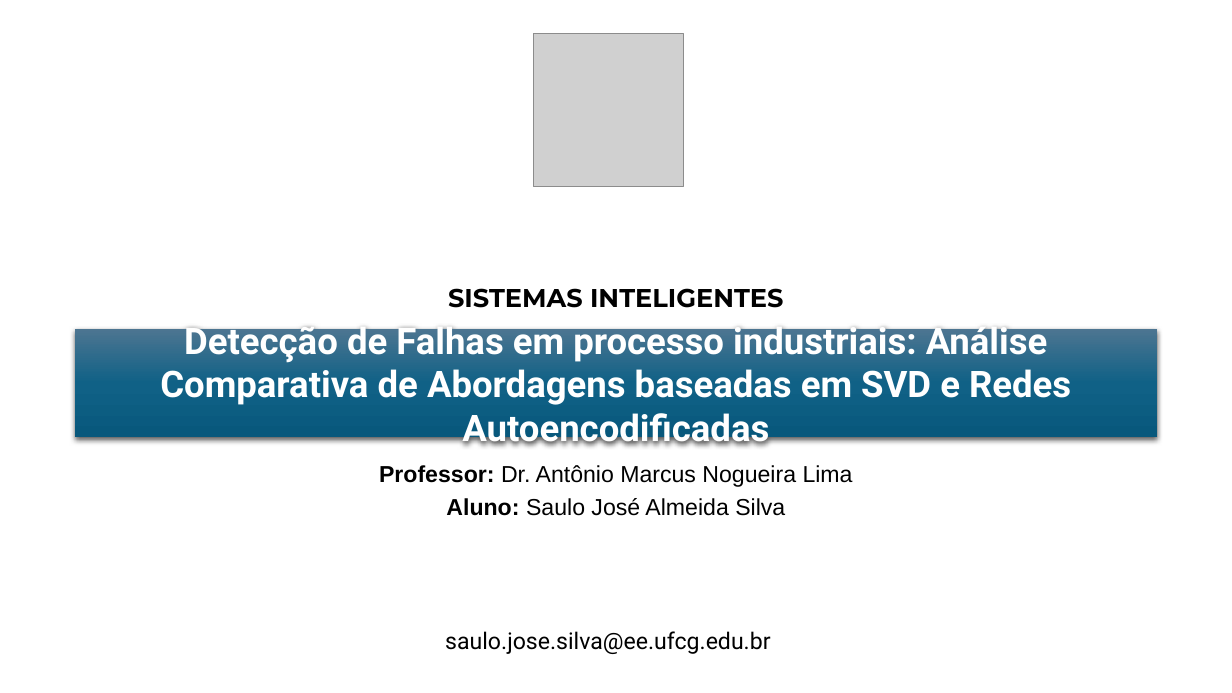
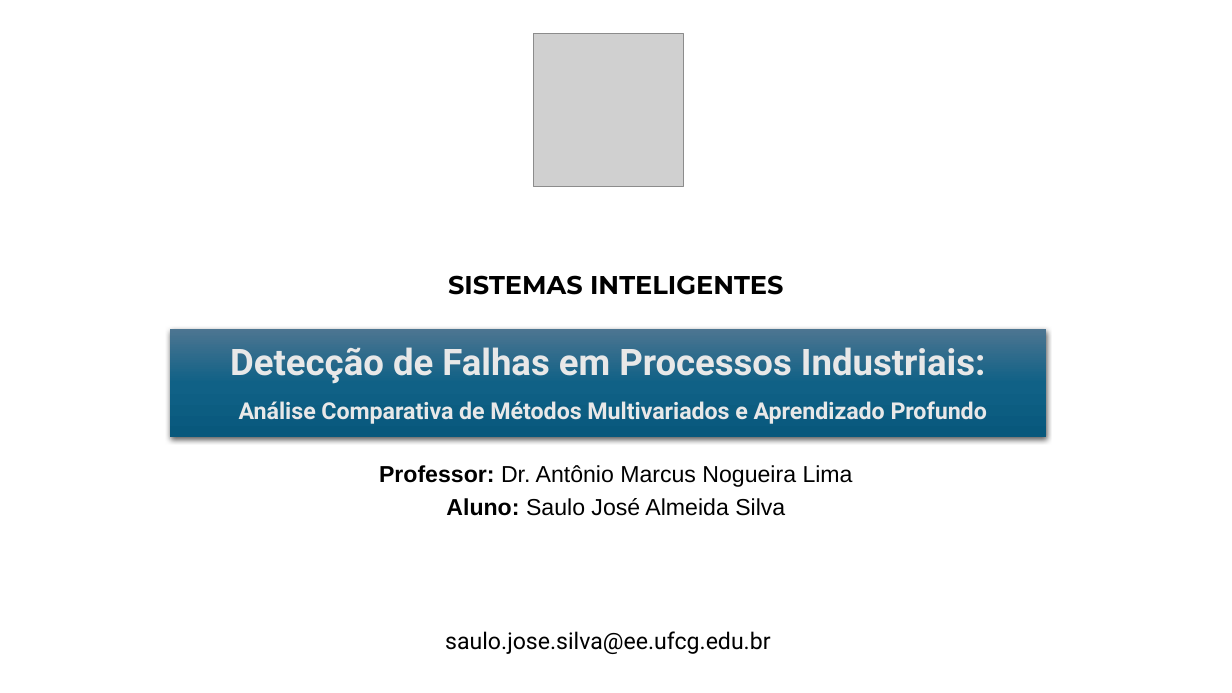
Before and after one commit to SauloJose/SistemasInteligentes2026, a slide deck: slide 1 of Atividade 3 - Identificação de Falhas/Apresentação 3 - FALTAS - Saulo.pptx. Drawn at 1232x693 pixels with LibreOffice and Linux fonts; fonts in the diff are those of the drawing; grey boxes stand for pictures. Boxes give left, top, right and bottom in pixels: in the first picture for what was removed or moved away, otherwise in the second. Text is boxed around its words. In the diff, an @@ line names an element or a change of style, - is before the commit and + after.

```diff
--- a/Atividade 3 - Identificação de Falhas/Apresentação 3 - FALTAS - Saulo.pptx
+++ b/Atividade 3 - Identificação de Falhas/Apresentação 3 - FALTAS - Saulo.pptx
@@ text "SISTEMAS INTELIGENTES": place and size @@
-text "SISTEMAS INTELIGENTES" at [448,288,784,308]
+text "SISTEMAS INTELIGENTES" at [448,275,784,295]
@@ rectangle "Detecção de Falhas em Processos ...": place and size @@
-rectangle "Detecção de Falhas em Processos ..." at [75,329,1158,437]
+rectangle "Detecção de Falhas em Processos ..." at [170,329,1046,437]
@@ text in rectangle at [230,347,987,424]: text changed; size 28.5 to 18.1 pt; text colour #FFFFFF to #E8E8E8 @@
-Detecção de Falhas em processo industriais: Análise Comparativa de Abordagens baseadas em SVD e Redes Autoencodificadas
+Detecção de Falhas em Processos Industriais:
+Análise Comparativa de Métodos Multivariados e Aprendizado Profundo
```
Also in this commit, not shown: 10 other files.
